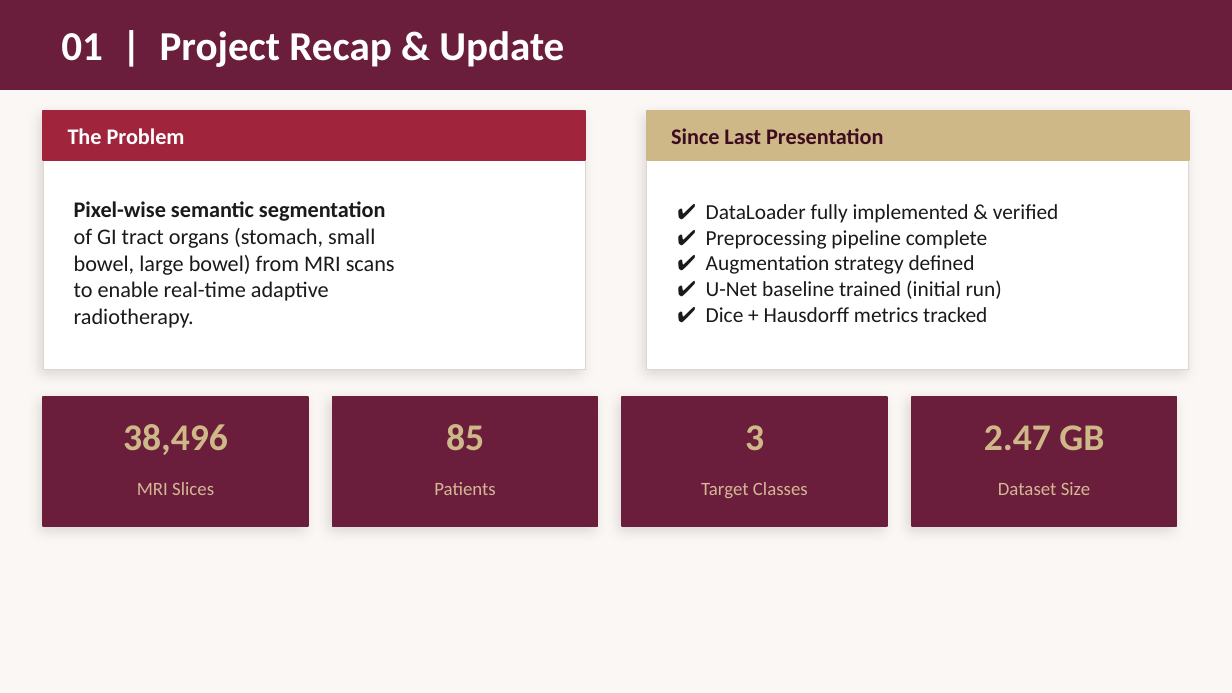
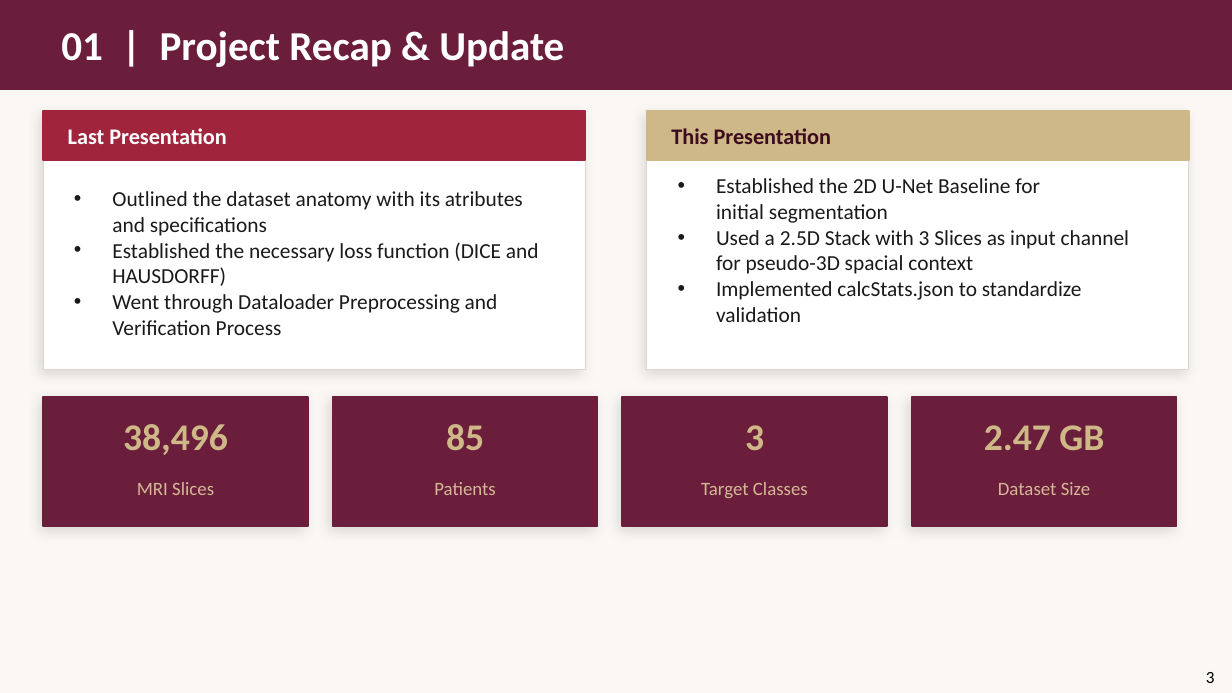
Before and after one commit to William-Ohonba/DS_Health_UWM_Project, a slide deck: slide 3 of presentations/Presentation3_GI_Segmentation.pptx. Drawn at 1232x693 pixels with LibreOffice and Linux fonts; fonts in the diff are those of the drawing. Boxes give left, top, right and bottom in pixels: in the first picture for what was removed or moved away, otherwise in the second. Text is boxed around its words. In the diff, an @@ line names an element or a change of style, - is before the commit and + after.

```diff
--- a/presentations/Presentation3_GI_Segmentation.pptx
+++ b/presentations/Presentation3_GI_Segmentation.pptx
@@ text at (68,128,226,144): text changed @@
-The Problem
+Last Presentation
@@ text at (671,128,831,144): text changed @@
-Since Last Presentation
+This Presentation
@@ text at (716,178,1129,322): text changed @@
-✔ DataLoader fully implemented & verified
-✔ Preprocessing pipeline complete
-✔ Augmentation strategy defined
-✔ U-Net baseline trained (initial run)
-✔ Dice + Hausdorff metrics tracked
+• Established the 2D U-Net Baseline for initial segmentation
+• Used a 2.5D Stack with 3 Slices as input channel for pseudo-3D spacial context
+• Implemented calcStats.json to standardize validation
@@ text at (112,191,539,335): text changed; size 13 to 12.5 pt @@
-Pixel-wise semantic segmentation
-of GI tract organs (stomach, small
-bowel, large bowel) from MRI scans
-to enable real-time adaptive
-radiotherapy.
+• Outlined the dataset anatomy with its atributes and specifications
+• Established the necessary loss function (DICE and HAUSDORFF)
+• Went through Dataloader Preprocessing and Verification Process
@@ text added at (1206,672,1215,683), 10 pt, text #000000 @@
+3
```
Also in this commit, not shown: 5 other slides changed, 2 slides added, 1 slide removed.
